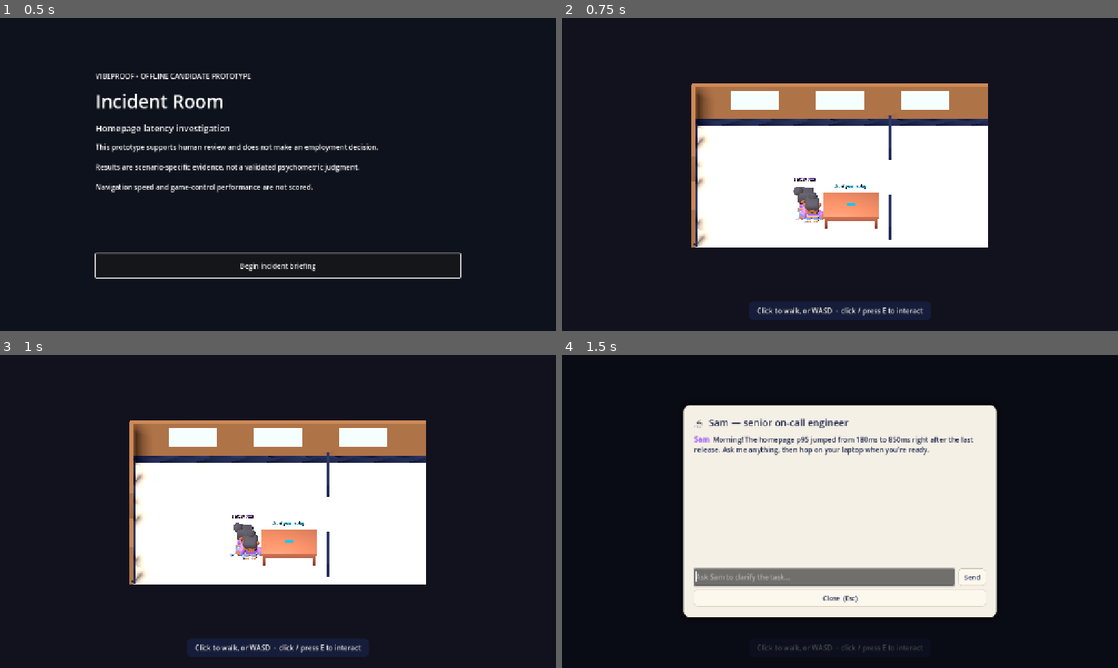
Above: before the commit, frames 1-4 (two rows, left to right).
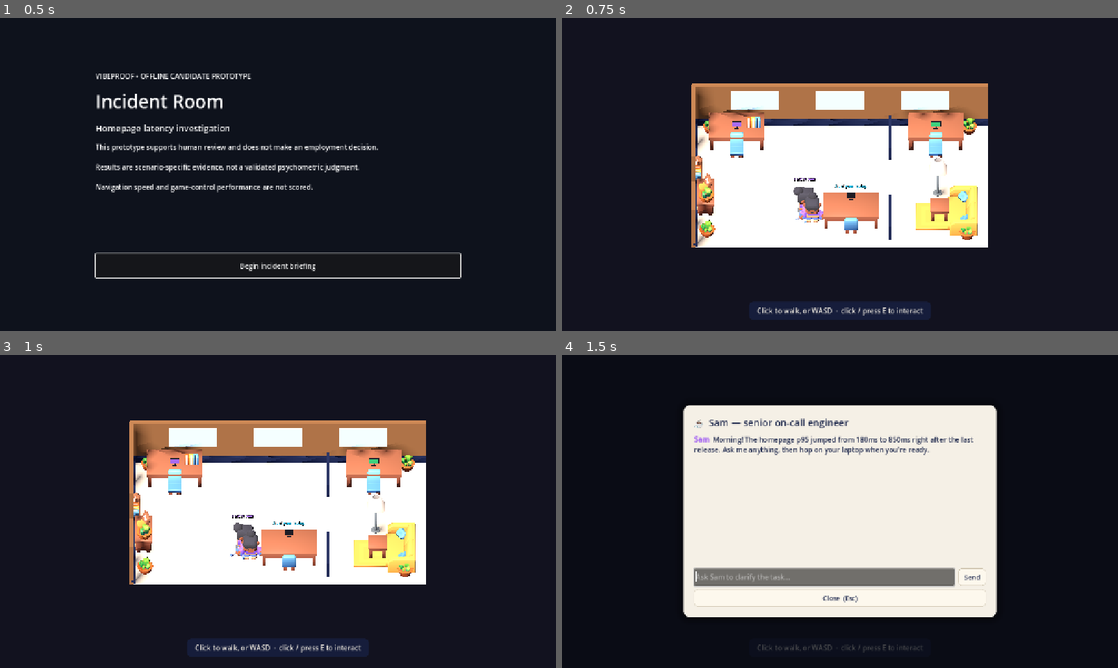
Above: after the commit, the same moments.

Repository: mengfoong-dev/codex-candidate-assesment-system
Game: Godot game, scene res://scenes/main/main.tscn
The game is run twice, just before and just after one commit, with the same random seed, the same clock (stepped at 60 frames per second) and the same inputs.
Inputs (mouse positions are in pixels of both pictures, inside the frame that each line leads up to):
- Up to frame 1 (0.5 s): no input
- Up to frame 2 (0.75 s): click "Begin incident briefing" at 0.5 s
- Up to frame 3 (1 s): no input
- Up to frame 4 (1.5 s): tap Enter at 1.25 s; move the mouse to (962, 495) at 1.27 s; hold D (move_right) from 1.28 s (still down); tap E (interact) at 1.35 s; click (962, 495) at 1.42 s

Frame 1 is identical in both runs. In frame 2, 4.6% of the frame differs, in the area x 24-75%, y 28-71%; in frame 3, 4.6%; in frame 4, nothing differs.

Commit message:
feat: rebuild the office scene with a furnished workspace
Add a curated KayKit furnishing layer (two back workstations with monitors +
chairs + books, a lounge corner with couch/coffee table/lamp/plant, wall shelf +
cabinet, corner plants) so the room reads as an intentional office instead of an
empty box. Rebuild the player's desk as a monitor+chair workstation (screen faces
away from the camera) instead of the flat laptop panel.

Diff:
--- a/apps/incident-room/scenes/room/incident_room.tscn
+++ b/apps/incident-room/scenes/room/incident_room.tscn
@@ -1,10 +1,12 @@
-[gd_scene load_steps=14 format=3]
+[gd_scene load_steps=20 format=3]
 
 [ext_resource type="PackedScene" path="res://scenes/player/player.tscn" id="1_player"]
 [ext_resource type="PackedScene" path="res://scenes/stations/station_trigger.tscn" id="2_station"]
 [ext_resource type="PackedScene" path="res://scenes/room/cozy_office_shell.tscn" id="3_shell"]
 [ext_resource type="PackedScene" path="res://scenes/player/player_visual.tscn" id="8_senior"]
 [ext_resource type="PackedScene" uid="uid://bvo4lptnqfnyu" path="res://assets/third_party/kaykit-furniture-bits/table_medium_long.gltf" id="9_desk"]
+[ext_resource type="PackedScene" uid="uid://b0rd0g2itixlf" path="res://assets/third_party/kaykit-furniture-bits/chair_C.gltf" id="10_chair"]
+[ext_resource type="PackedScene" path="res://scenes/room/office_furnishing.tscn" id="11_furnish"]
 
 [sub_resource type="Environment" id="Environment_room"]
 background_mode = 1
@@ -37,6 +39,19 @@
 emission_enabled = true
 emission = Color(0.1, 0.78, 0.95, 1)
 emission_energy_multiplier = 0.55
+
+[sub_resource type="BoxMesh" id="DeskMonBody"]
+size = Vector3(0.52, 0.34, 0.05)
+
+[sub_resource type="BoxMesh" id="DeskMonStand"]
+size = Vector3(0.05, 0.16, 0.05)
+
+[sub_resource type="BoxMesh" id="DeskMonBase"]
+size = Vector3(0.22, 0.02, 0.14)
+
+[sub_resource type="StandardMaterial3D" id="DeskMonDark"]
+albedo_color = Color(0.11, 0.11, 0.14, 1)
+roughness = 0.6
 
 [node name="IncidentRoom" type="Node3D"]
 
@@ -95,12 +110,30 @@
 accent_color = Color(0.66, 0.42, 0.94, 1)
 
 [node name="MyDesk" type="Node3D" parent="."]
-transform = Transform3D(-1, 0, 0, 0, 1, 0, 0, 0, -1, 0.6, 0, 2.6)
+transform = Transform3D(1, 0, 0, 0, 1, 0, 0, 0, 1, 0.6, 0, 2.6)
 
 [node name="Table" parent="MyDesk" instance=ExtResource("9_desk")]
 
-[node name="Laptop" type="MeshInstance3D" parent="MyDesk"]
-transform = Transform3D(1, 0, 0, 0, 0.9, 0.44, 0, -0.44, 0.9, 0, 1.06, -0.12)
+[node name="Chair" parent="MyDesk" instance=ExtResource("10_chair")]
+transform = Transform3D(-1, 0, 0, 0, 1, 0, 0, 0, -1, 0, 0, 0.95)
+
+[node name="MonBase" type="MeshInstance3D" parent="MyDesk"]
+transform = Transform3D(1, 0, 0, 0, 1, 0, 0, 0, 1, 0, 1.02, -0.35)
+mesh = SubResource("DeskMonBase")
+surface_material_override/0 = SubResource("DeskMonDark")
+
+[node name="MonStand" type="MeshInstance3D" parent="MyDesk"]
+transform = Transform3D(1, 0, 0, 0, 1, 0, 0, 0, 1, 0, 1.12, -0.35)
+mesh = SubResource("DeskMonStand")
+surface_material_override/0 = SubResource("DeskMonDark")
+
+[node name="MonBody" type="MeshInstance3D" parent="MyDesk"]
+transform = Transform3D(1, 0, 0, 0, 1, 0, 0, 0, 1, 0, 1.34, -0.35)
+mesh = SubResource("DeskMonBody")
+surface_material_override/0 = SubResource("DeskMonDark")
+
+[node name="MonScreen" type="MeshInstance3D" parent="MyDesk"]
+transform = Transform3D(1, 0, 0, 0, 1, 0, 0, 0, 1, 0, 1.34, -0.38)
 mesh = SubResource("LaptopMesh")
 surface_material_override/0 = SubResource("LaptopScreen")
 
@@ -109,6 +142,8 @@
 station_title = "Sit at your laptop"
 accent_color = Color(0.1, 0.78, 0.95, 1)
 
+[node name="Furnishing" parent="." instance=ExtResource("11_furnish")]
+
 [node name="Player" parent="." instance=ExtResource("1_player")]
 position = Vector3(-1.5, 0.05, 2.8)
 camera_path = NodePath("../Camera3D")
--- /dev/null
+++ b/apps/incident-room/scenes/room/office_furnishing.tscn
@@ -0,0 +1,140 @@
+[gd_scene load_steps=19 format=3]
+
+[ext_resource type="PackedScene" uid="uid://bvo4lptnqfnyu" path="res://assets/third_party/kaykit-furniture-bits/table_medium_long.gltf" id="1_desk"]
+[ext_resource type="PackedScene" uid="uid://b0rd0g2itixlf" path="res://assets/third_party/kaykit-furniture-bits/chair_C.gltf" id="2_chair"]
+[ext_resource type="PackedScene" uid="uid://dftbal53enpyk" path="res://assets/third_party/kaykit-furniture-bits/shelf_B_large_decorated.gltf" id="3_shelf"]
+[ext_resource type="PackedScene" uid="uid://dvvboq02sbsrc" path="res://assets/third_party/kaykit-furniture-bits/cabinet_medium_decorated.gltf" id="4_cabinet"]
+[ext_resource type="PackedScene" uid="uid://6o2lbfhxdml3" path="res://assets/third_party/kaykit-furniture-bits/couch_pillows.gltf" id="5_couch"]
+[ext_resource type="PackedScene" uid="uid://b7r0vmbgt1njd" path="res://assets/third_party/kaykit-furniture-bits/cactus_medium_A.gltf" id="6_plant"]
+[ext_resource type="PackedScene" uid="uid://cwsxjfoyf4x4l" path="res://assets/third_party/kaykit-furniture-bits/lamp_standing.gltf" id="7_lamp"]
+[ext_resource type="PackedScene" uid="uid://xi51dex3u827" path="res://assets/third_party/kaykit-furniture-bits/rug_rectangle_stripes_A.gltf" id="8_rug"]
+[ext_resource type="PackedScene" uid="uid://btik1erslnfu1" path="res://assets/third_party/kaykit-furniture-bits/table_small.gltf" id="9_tablesmall"]
+[ext_resource type="PackedScene" uid="uid://bikdehp58x47n" path="res://assets/third_party/kaykit-furniture-bits/book_set.gltf" id="10_books"]
+
+[sub_resource type="BoxMesh" id="MonBody"]
+size = Vector3(0.52, 0.34, 0.05)
+
+[sub_resource type="BoxMesh" id="MonScreen"]
+size = Vector3(0.46, 0.28, 0.012)
+
+[sub_resource type="BoxMesh" id="MonStand"]
+size = Vector3(0.05, 0.16, 0.05)
+
+[sub_resource type="BoxMesh" id="MonBase"]
+size = Vector3(0.22, 0.02, 0.14)
+
+[sub_resource type="StandardMaterial3D" id="MatDark"]
+albedo_color = Color(0.11, 0.11, 0.14, 1)
+roughness = 0.6
+
+[sub_resource type="StandardMaterial3D" id="MatViolet"]
+shading_mode = 0
+albedo_color = Color(0.66, 0.42, 0.94, 1)
+emission_enabled = true
+emission = Color(0.66, 0.42, 0.94, 1)
+emission_energy_multiplier = 0.7
+
+[sub_resource type="StandardMaterial3D" id="MatGreen"]
+shading_mode = 0
+albedo_color = Color(0.24, 0.82, 0.49, 1)
+emission_enabled = true
+emission = Color(0.24, 0.82, 0.49, 1)
+emission_energy_multiplier = 0.7
+
+[sub_resource type="StandardMaterial3D" id="MatAmber"]
+shading_mode = 0
+albedo_color = Color(0.98, 0.7, 0.25, 1)
+emission_enabled = true
+emission = Color(0.98, 0.7, 0.25, 1)
+emission_energy_multiplier = 0.7
+
+[node name="OfficeFurnishing" type="Node3D"]
+
+[node name="WorkstationLeft" type="Node3D" parent="."]
+transform = Transform3D(1, 0, 0, 0, 1, 0, 0, 0, 1, -5.6, 0, -3.7)
+
+[node name="Desk" parent="WorkstationLeft" instance=ExtResource("1_desk")]
+
+[node name="Chair" parent="WorkstationLeft" instance=ExtResource("2_chair")]
+transform = Transform3D(1, 0, 0, 0, 1, 0, 0, 0, 1, 0, 0, 1.3)
+
+[node name="MonBase" type="MeshInstance3D" parent="WorkstationLeft"]
+transform = Transform3D(1, 0, 0, 0, 1, 0, 0, 0, 1, 0, 1.02, 0.3)
+mesh = SubResource("MonBase")
+surface_material_override/0 = SubResource("MatDark")
+
+[node name="MonStand" type="MeshInstance3D" parent="WorkstationLeft"]
+transform = Transform3D(1, 0, 0, 0, 1, 0, 0, 0, 1, 0, 1.12, 0.3)
+mesh = SubResource("MonStand")
+surface_material_override/0 = SubResource("MatDark")
+
+[node name="MonBody" type="MeshInstance3D" parent="WorkstationLeft"]
+transform = Transform3D(1, 0, 0, 0, 1, 0, 0, 0, 1, 0, 1.34, 0.3)
+mesh = SubResource("MonBody")
+surface_material_override/0 = SubResource("MatDark")
+
+[node name="MonScreen" type="MeshInstance3D" parent="WorkstationLeft"]
+transform = Transform3D(1, 0, 0, 0, 1, 0, 0, 0, 1, 0, 1.34, 0.33)
+mesh = SubResource("MonScreen")
+surface_material_override/0 = SubResource("MatViolet")
+
+[node name="Books" parent="WorkstationLeft" instance=ExtResource("10_books")]
+transform = Transform3D(1, 0, 0, 0, 1, 0, 0, 0, 1, 0.9, 1.28, 0.1)
+
+[node name="WorkstationRight" type="Node3D" parent="."]
+transform = Transform3D(1, 0, 0, 0, 1, 0, 0, 0, 1, 5.2, 0, -3.7)
+
+[node name="Desk" parent="WorkstationRight" instance=ExtResource("1_desk")]
+
+[node name="Chair" parent="WorkstationRight" instance=ExtResource("2_chair")]
+transform = Transform3D(1, 0, 0, 0, 1, 0, 0, 0, 1, 0, 0, 1.3)
+
+[node name="MonBase" type="MeshInstance3D" parent="WorkstationRight"]
+transform = Transform3D(1, 0, 0, 0, 1, 0, 0, 0, 1, 0, 1.02, 0.3)
+mesh = SubResource("MonBase")
+surface_material_override/0 = SubResource("MatDark")
+
+[node name="MonStand" type="MeshInstance3D" parent="WorkstationRight"]
+transform = Transform3D(1, 0, 0, 0, 1, 0, 0, 0, 1, 0, 1.12, 0.3)
+mesh = SubResource("MonStand")
+surface_material_override/0 = SubResource("MatDark")
+
+[node name="MonBody" type="MeshInstance3D" parent="WorkstationRight"]
+transform = Transform3D(1, 0, 0, 0, 1, 0, 0, 0, 1, 0, 1.34, 0.3)
+mesh = SubResource("MonBody")
+surface_material_override/0 = SubResource("MatDark")
+
+[node name="MonScreen" type="MeshInstance3D" parent="WorkstationRight"]
+transform = Transform3D(1, 0, 0, 0, 1, 0, 0, 0, 1, 0, 1.34, 0.33)
+mesh = SubResource("MonScreen")
+surface_material_override/0 = SubResource("MatGreen")
+
+[node name="ShelfLeft" parent="." instance=ExtResource("3_shelf")]
+transform = Transform3D(0, 0, -1, 0, 1, 0, 1, 0, 0, -7.5, 0.1, -0.8)
+
+[node name="Cabinet" parent="." instance=ExtResource("4_cabinet")]
+transform = Transform3D(0, 0, -1, 0, 1, 0, 1, 0, 0, -7.3, 0, 1.6)
+
+[node name="LoungeRug" parent="." instance=ExtResource("8_rug")]
+transform = Transform3D(1, 0, 0, 0, 1, 0, 0, 0, 1, 5.6, 0.02, 2.6)
+
+[node name="Couch" parent="." instance=ExtResource("5_couch")]
+transform = Transform3D(0, 0, -1, 0, 1, 0, 1, 0, 0, 6.7, 0, 2.6)
+
+[node name="CoffeeTable" parent="." instance=ExtResource("9_tablesmall")]
+transform = Transform3D(1, 0, 0, 0, 1, 0, 0, 0, 1, 5.4, 0, 2.6)
+
+[node name="LoungeLamp" parent="." instance=ExtResource("7_lamp")]
+transform = Transform3D(1, 0, 0, 0, 1, 0, 0, 0, 1, 5.3, 0, 0.7)
+
+[node name="PlantLounge" parent="." instance=ExtResource("6_plant")]
+transform = Transform3D(1, 0, 0, 0, 1, 0, 0, 0, 1, 6.9, 0, 4.1)
+
+[node name="PlantLeft" parent="." instance=ExtResource("6_plant")]
+transform = Transform3D(1, 0, 0, 0, 1, 0, 0, 0, 1, -7.2, 0, 3.9)
+
+[node name="PlantRearLeft" parent="." instance=ExtResource("6_plant")]
+transform = Transform3D(1, 0, 0, 0, 1, 0, 0, 0, 1, -7, 0, -4.3)
+
+[node name="PlantRearRight" parent="." instance=ExtResource("6_plant")]
+transform = Transform3D(1, 0, 0, 0, 1, 0, 0, 0, 1, 7, 0, -4.3)
